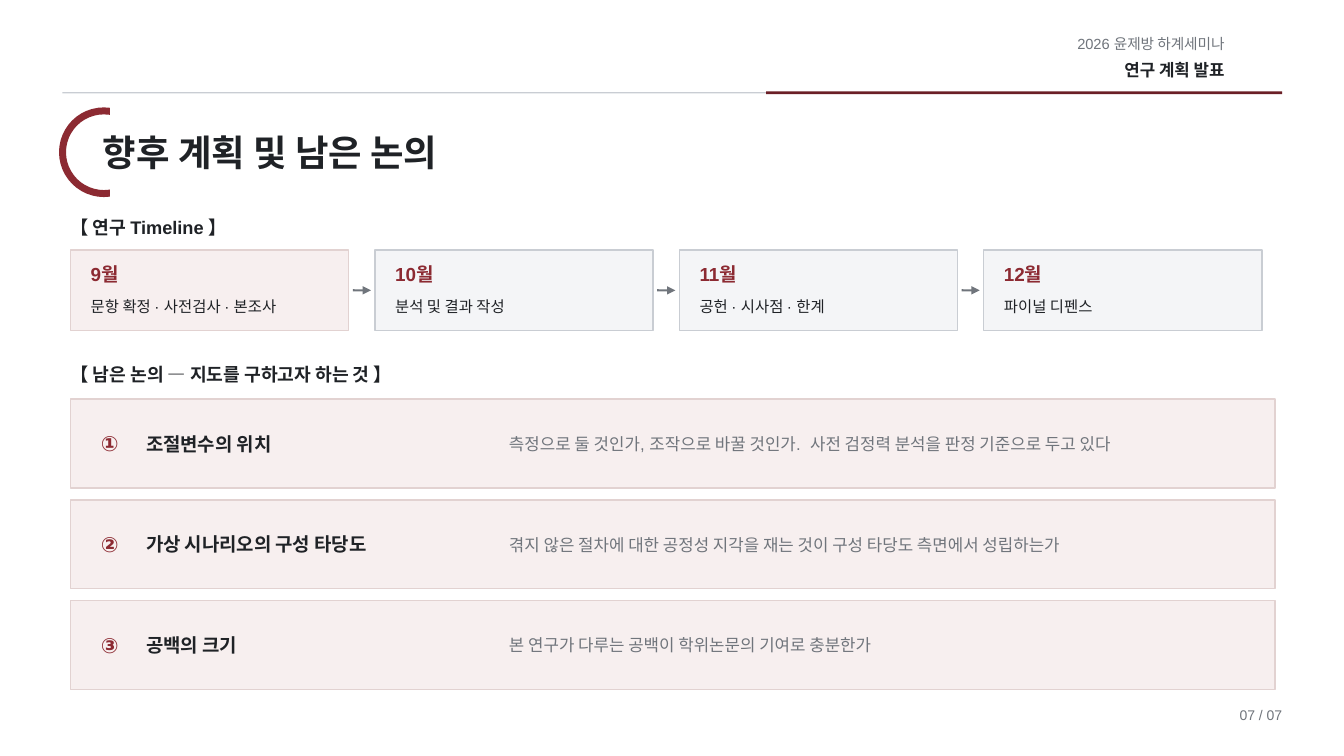
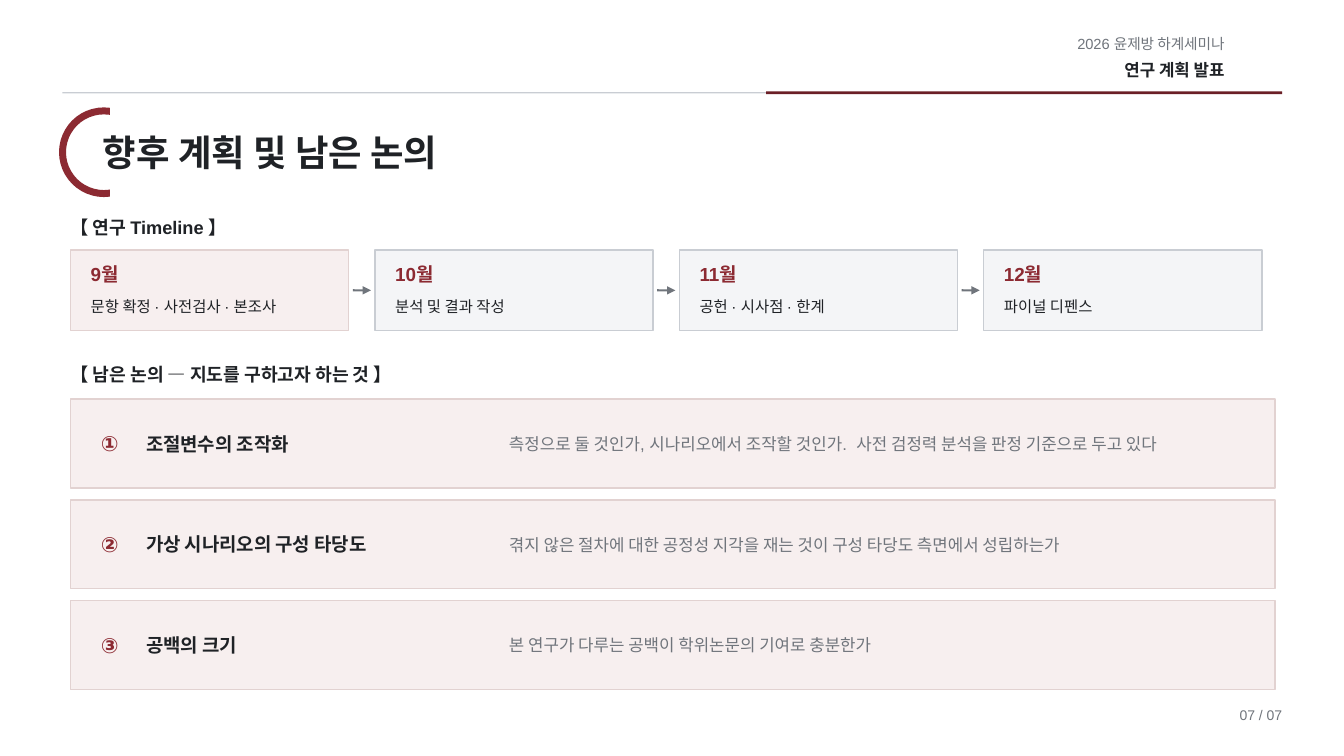
Before and after one commit to einsoros/Paper2026, a slide deck: slide 9 of Slides/deck/proposal-260826.pptx. Drawn at 1344x756 pixels with LibreOffice and Linux fonts; fonts in the diff are those of the drawing. Boxes give left, top, right and bottom in pixels: in the first picture for what was removed or moved away, otherwise in the second. Text is boxed around its words. In the diff, an @@ line names an element or a change of style, - is before the commit and + after.

Commit message:
[mp] 조절변수 위치를 a경로로 확정해 리포와 발표자료에 반영하고, 학술적 기여 장을 선행연구에서 본 연구로의 세 가지 전환 대비 구조로 재작성했으며, 부록 이론표에 담당 이론이 없던 H4 행과 UMT 위치를 넣고 H2 매개 배치와 H4 조절 형식의 직접 실증 선례가 없음을 한계로 명시함

```diff
--- a/Slides/deck/proposal-260826.pptx
+++ b/Slides/deck/proposal-260826.pptx
@@ text at (146,435,289,453): text changed @@
-조절변수의 위치
+조절변수의 조작화
@@ text at (509,436,1157,452): text changed @@
-측정으로 둘 것인가, 조작으로 바꿀 것인가. 사전 검정력 분석을 판정 기준으로 두고 있다
+측정으로 둘 것인가, 시나리오에서 조작할 것인가. 사전 검정력 분석을 판정 기준으로 두고 있다
```
Also in this commit, not shown: 5 other slides changed, 2 other files.
